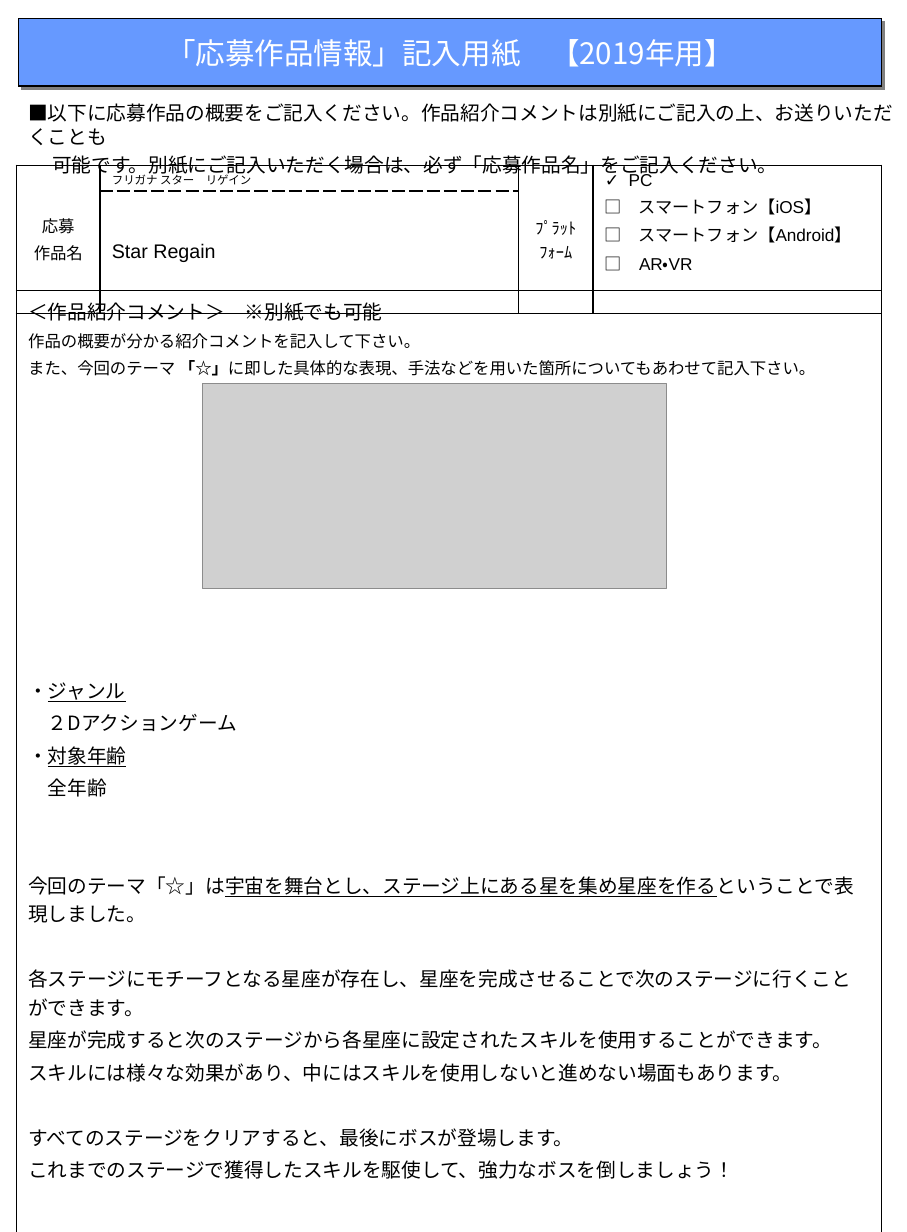
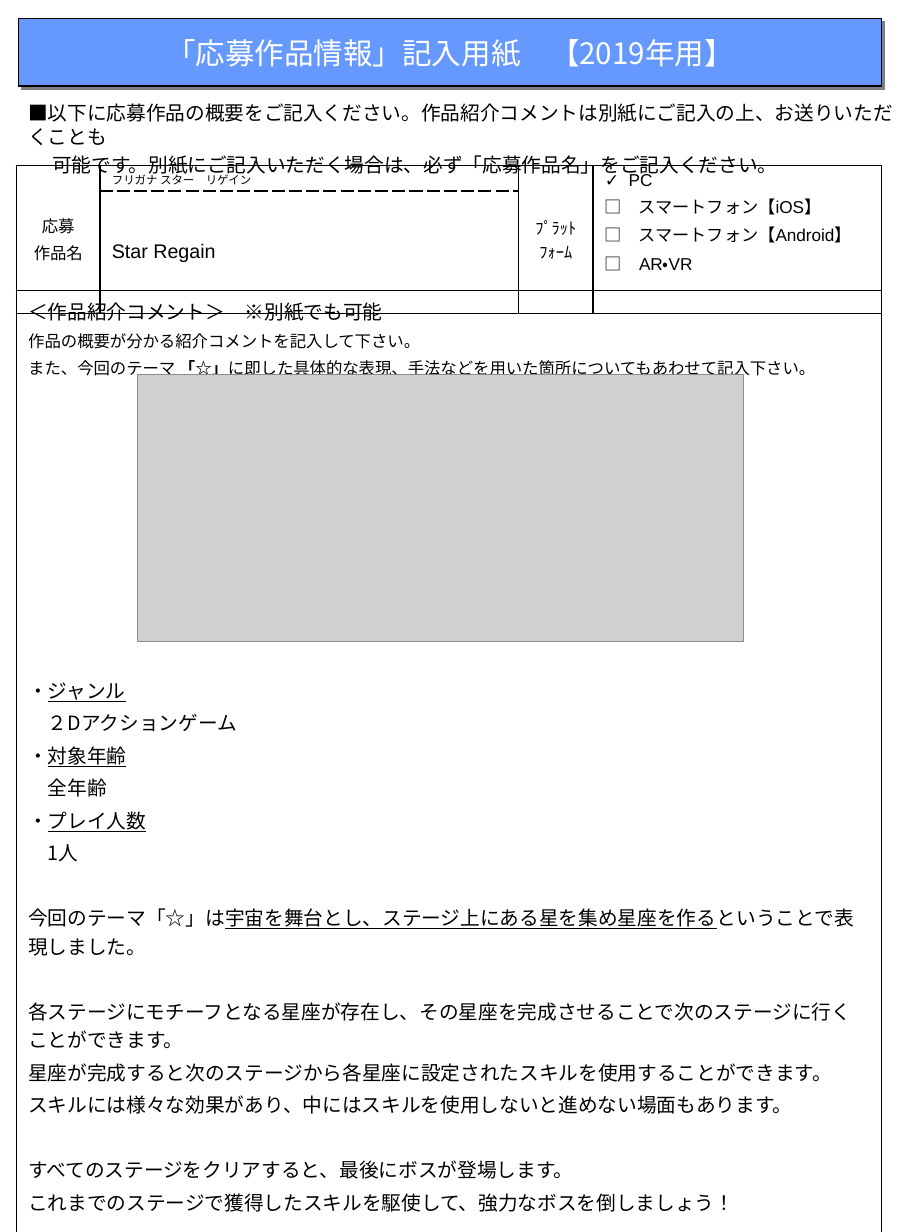
Before and after one commit to r1towww/osore, a slide deck: slide 1 of 1_作品紹介フォーマット2019/1_作品紹介フォーマット2019.pptx. Drawn at 907x1232 pixels with LibreOffice and Linux fonts; fonts in the diff are those of the drawing; grey boxes stand for pictures. Boxes give left, top, right and bottom in pixels: in the first picture for what was removed or moved away, otherwise in the second. Text is boxed around its words. In the diff, an @@ line names an element or a change of style, - is before the commit and + after.

```diff
--- a/1_作品紹介フォーマット2019/1_作品紹介フォーマット2019.pptx
+++ b/1_作品紹介フォーマット2019/1_作品紹介フォーマット2019.pptx
@@ table at [17, 291, 881, 1232] @@
-row 1, column 1: ＜作品紹介コメント＞ ※別紙でも可能 / 作品の概要が分かる紹介コメントを記入して下さい。 / また、今回のテーマ 「☆」に即した具体的な表現、手法などを用いた箇所についてもあわせて記入下さい。 / ・ジャンル / ２Dアクションゲーム / ・対象年齢 / 全年齢 / 今回のテーマ「☆」は宇宙を舞台とし、ステージ上にある星を集め星座を作るということで表現しました。 / 各ステージにモチーフとなる星座が存在し、星座を完成させることで次のステージに行くことができます。 / 星座が完成すると次のステージから各星座に設定されたスキルを使用することができます。 / スキルには様々な効果があり、中にはスキルを使用しないと進めない場面もあります。 / すべてのステージをクリアすると、最後にボスが登場します。 / これまでのステージで獲得したスキルを駆使して、強力なボスを倒しましょう！
+row 1, column 1: ＜作品紹介コメント＞ ※別紙でも可能 / 作品の概要が分かる紹介コメントを記入して下さい。 / また、今回のテーマ 「☆」に即した具体的な表現、手法などを用いた箇所についてもあわせて記入下さい。 / ・ジャンル / ２Dアクションゲーム / ・対象年齢 / 全年齢 / ・プレイ人数 / 1人 / 今回のテーマ「☆」は宇宙を舞台とし、ステージ上にある星を集め星座を作るということで表現しました。 / 各ステージにモチーフとなる星座が存在し、その星座を完成させることで次のステージに行くことができます。 / 星座が完成すると次のステージから各星座に設定されたスキルを使用することができます。 / スキルには様々な効果があり、中にはスキルを使用しないと進めない場面もあります。 / すべてのステージをクリアすると、最後にボスが登場します。 / これまでのステージで獲得したスキルを駆使して、強力なボスを倒しましょう！
@@ picture: place and size @@
-picture at [202, 384, 666, 588]
+picture at [137, 374, 743, 642]
```
Also in this commit, not shown: 1 other file.
